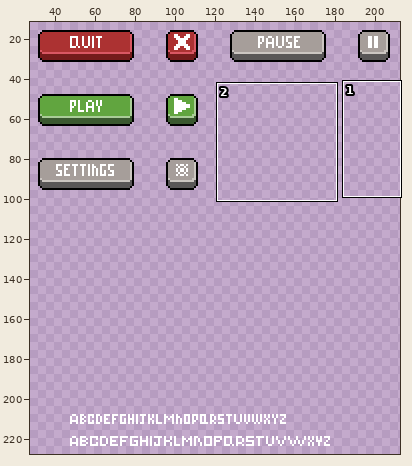
A pixel-art file gets an edit: Projecte-GameDesign/Interfaces/Buttons.aseprite. Above: a wide view before the commit, with the close-up outlined.
Close-up. Before the commit:
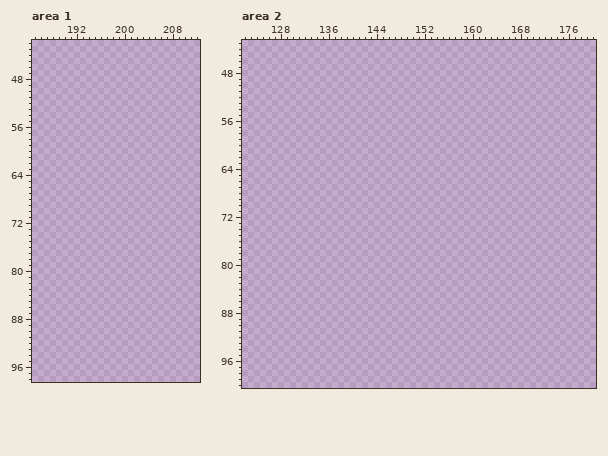
240x240 pixels, 1 frame. Shown: area 1: x 185..212, y 42..98; area 2: x 122..180, y 43..100. The wide view leaves out empty margins.
The same view after the edit:
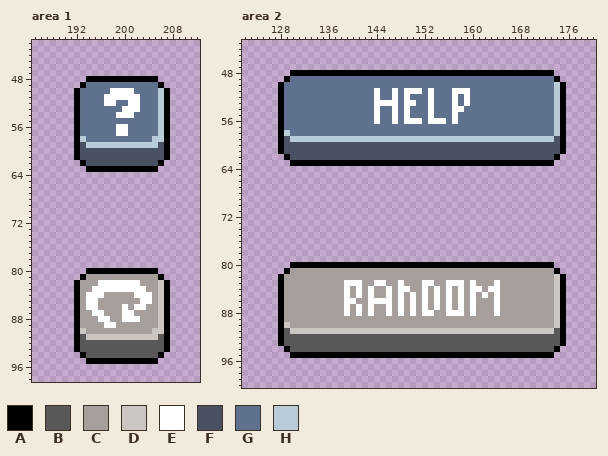
Palette (. is transparent): A #000000  B #595757  C #a69e9a  D #cbc6c1  E #ffffff  F #485262  G #5e718e  H #b8ccd8
Changes in this commit:
layer "Help" added
layer "Random" added
Changed rows in their new state; - is an unchanged pixel.
Area 1, layers "Random", "Help":
first column x 192:
48 --AAAAAAAAAAAA--
49 -AGGGGGGGGGGGGA-
50 AGGGGGEEEEGGGGHA
51 AGGGGEEEEEEGGGHA
52 AGGGGEEGGEEGGGHA
53 AGGGGGGGEEEGGGHA
54 AGGGGGGEEEGGGGHA
55 AGGGGGGGGGGGGGHA
56 AGGGGGGEEGGGGGHA
57 AGGGGGGEEGGGGGHA
58 AHGGGGGGGGGGGHHA
59 AFHHHHHHHHHHHHFA
60 AFFFFFFFFFFFFFFA
61 AFFFFFFFFFFFFFFA
62 -AFFFFFFFFFFFFA-
63 --AAAAAAAAAAAA--
first column x 192:
80 --AAAAAAAAAAAA--
81 -ACCCCCCCCCCCCA-
82 ACCCEEEEEEECCCDA
83 ACCEEEEEEEEECCDA
84 ACEEECCCCCEEECDA
85 ACEECCCCCCCEECDA
86 ACEECCCCECEECCDA
87 ACCEECCCEECCCCDA
88 ACCCEECCEEECCCDA
89 ACCCCEECCCCCCCDA
90 ADCCCCCCCCCCCDDA
91 ABDDDDDDDDDDDDBA
92 ABBBBBBBBBBBBBBA
93 ABBBBBBBBBBBBBBA
94 -ABBBBBBBBBBBBA-
95 --AAAAAAAAAAAA--
Area 2, layers "Random", "Help":
first column x 128:
 48 --AAAAAAAAAAAAAAAAAAAAAAAAAAAAAAAAAAAAAAAAAAAA--
 49 -AGGGGGGGGGGGGGGGGGGGGGGGGGGGGGGGGGGGGGGGGGGGGA-
 50 AGGGGGGGGGGGGGGGGGGGGGGGGGGGGGGGGGGGGGGGGGGGGGHA
 51 AGGGGGGGGGGGGGGGEGGEGEEEGEGGGEEEGGGGGGGGGGGGGGHA
 52 AGGGGGGGGGGGGGGGEGGEGEGGGEGGGEGEGGGGGGGGGGGGGGHA
 53 AGGGGGGGGGGGGGGGEEEEGEEGGEGGGEGEGGGGGGGGGGGGGGHA
 54 AGGGGGGGGGGGGGGGEGGEGEGGGEGGGEEGGGGGGGGGGGGGGGHA
 55 AGGGGGGGGGGGGGGGEGGEGEGGGEGGGEGGGGGGGGGGGGGGGGHA
 56 AGGGGGGGGGGGGGGGEGGEGEEEGEEEGEGGGGGGGGGGGGGGGGHA
 57 AGGGGGGGGGGGGGGGGGGGGGGGGGGGGGGGGGGGGGGGGGGGGGHA
 58 AHGGGGGGGGGGGGGGGGGGGGGGGGGGGGGGGGGGGGGGGGGGGGHA
 59 AFHHHHHHHHHHHHHHHHHHHHHHHHHHHHHHHHHHHHHHHHHHHHFA
 60 AFFFFFFFFFFFFFFFFFFFFFFFFFFFFFFFFFFFFFFFFFFFFFFA
 61 AFFFFFFFFFFFFFFFFFFFFFFFFFFFFFFFFFFFFFFFFFFFFFFA
 62 -AFFFFFFFFFFFFFFFFFFFFFFFFFFFFFFFFFFFFFFFFFFFFA-
 63 --AAAAAAAAAAAAAAAAAAAAAAAAAAAAAAAAAAAAAAAAAAAA--
first column x 128:
 80 --AAAAAAAAAAAAAAAAAAAAAAAAAAAAAAAAAAAAAAAAAAAA--
 81 -ACCCCCCCCCCCCCCCCCCCCCCCCCCCCCCCCCCCCCCCCCCCCA-
 82 ACCCCCCCCCCCCCCCCCCCCCCCCCCCCCCCCCCCCCCCCCCCCCDA
 83 ACCCCCCCCCCEEECCEECCECCCEECCEEECECCCECCCCCCCCCDA
 84 ACCCCCCCCCCECECECCECEECCECECECECEECEECCCCCCCCCDA
 85 ACCCCCCCCCCECECECCECECECECECECECECECECCCCCCCCCDA
 86 ACCCCCCCCCCEECCEEEECECECECECECECECCCECCCCCCCCCDA
 87 ACCCCCCCCCCECECECCECECECECECECECECCCECCCCCCCCCDA
 88 ACCCCCCCCCCECECECCECECECEECCEEECECCCECCCCCCCCCDA
 89 ACCCCCCCCCCCCCCCCCCCCCCCCCCCCCCCCCCCCCCCCCCCCCDA
 90 ADCCCCCCCCCCCCCCCCCCCCCCCCCCCCCCCCCCCCCCCCCCCCDA
 91 ABDDDDDDDDDDDDDDDDDDDDDDDDDDDDDDDDDDDDDDDDDDDDBA
 92 ABBBBBBBBBBBBBBBBBBBBBBBBBBBBBBBBBBBBBBBBBBBBBBA
 93 ABBBBBBBBBBBBBBBBBBBBBBBBBBBBBBBBBBBBBBBBBBBBBBA
 94 -ABBBBBBBBBBBBBBBBBBBBBBBBBBBBBBBBBBBBBBBBBBBBA-
 95 --AAAAAAAAAAAAAAAAAAAAAAAAAAAAAAAAAAAAAAAAAAAA--
